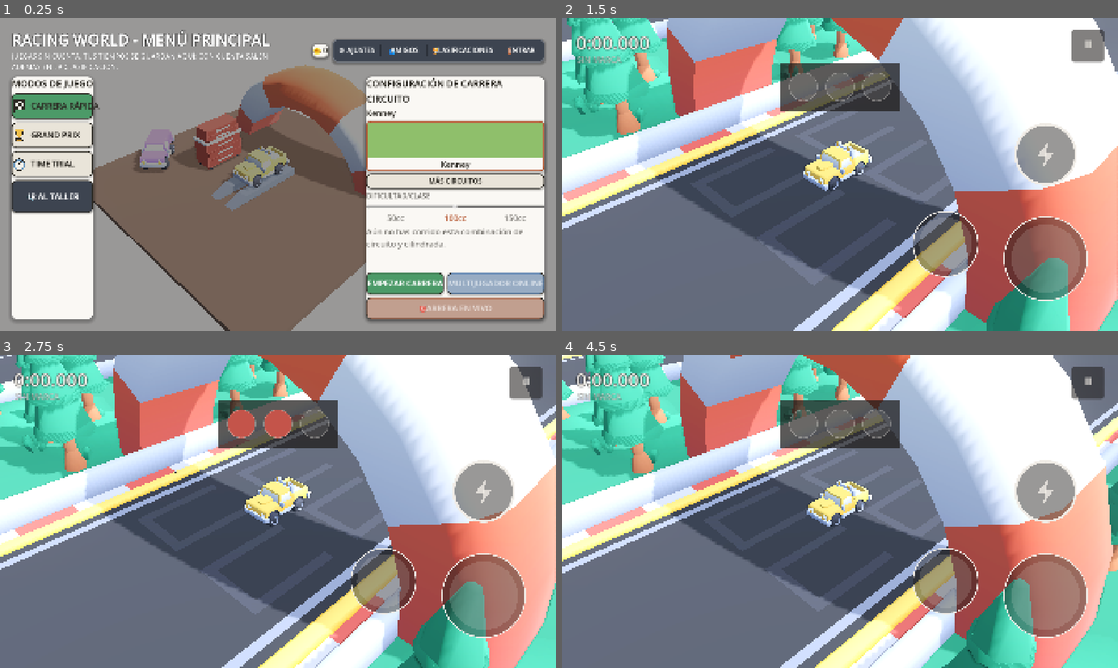
Above: before the commit, frames 1-4 (two rows, left to right).
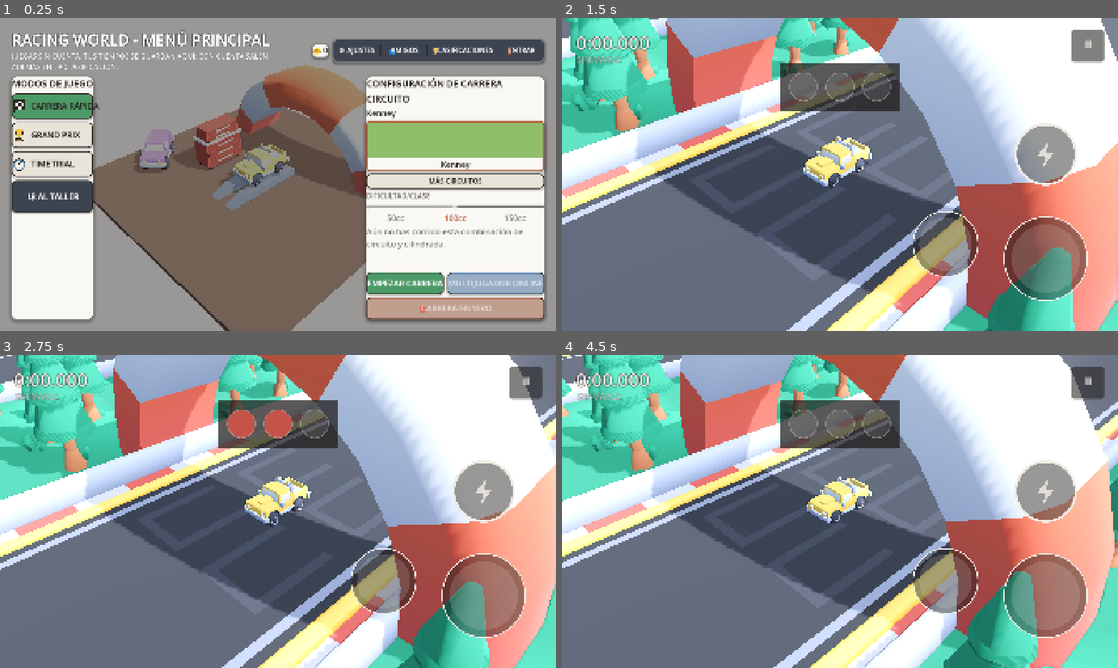
Above: after the commit, the same moments.

Repository: msalejandrojose/core
Game: Godot game, scene res://scenes/main.tscn
The game is run twice, just before and just after one commit, with the same random seed, the same clock (stepped at 60 frames per second) and the same inputs.
Inputs (mouse positions are in pixels of both pictures, inside the frame that each line leads up to):
- Up to frame 1 (0.25 s): no input
- Up to frame 2 (1.5 s): click "EMPEZAR CARRERA" at 0.5 s; tap Enter at 1.25 s; move the mouse to (962, 158) at 1.27 s; hold D (right) from 1.28 s (still down); tap R at 1.35 s; click (962, 158) at 1.42 s
- Up to frame 3 (2.75 s): release D (right) at 2 s; drag from (166, 527) to (250, 574) at 2.02 s
- Up to frame 4 (4.5 s): move the mouse to (895, 442) at 2.77 s; hold D (right) 2.78-3.5 s; hold Shift 2.78-3.5 s; tap R at 3.05, 4.35 s; drag from (812, 574) to (673, 464) at 3.52 s; move the mouse to (1006, 558) at 4.27 s; hold A (left) from 4.28 s (still down)

The runs differ from the first frame. In frame 1, 0.4% of the frame differs, in the area x 41-53%, y 40-55%; in frame 2, 12%; in frame 3, less than 0.1%; in frame 4, 12%, in the area x 0-100%, y 0-100%.

Commit message:
fix(racing): reinicio atómico del coche (posición y orientación fiables)
Al pulsar "Reiniciar" o al terminar una vuelta, el coche podía quedar mal
orientado o desplazado respecto a la línea de meta. Dos causas concurrentes:

- El `RaceDirector.restart()` movía primero el nodo `Vehicle` a
  `start_position` y luego llamaba a `reset_to_start()`, que dentro
  reposicionaba la esfera con su posición LOCAL inicial (`sphere.position`,
  no `global_position`) mientras la física seguía integrándola. El motor no
  siempre aplicaba el cambio antes del siguiente frame, y el modelo se
  recalculaba en un sitio que no era `start_position`.
- `reset_to_start(yaw)` recibía un delta que aplicaba con
  `vehicle_model.rotate_y(yaw)` sobre `_start_model_transform`. Al ser
  aditivo, tras varios reinicios (o cambios de sentido normal→inverso→
  normal) la orientación acumulaba error.

Fix:
- Nueva firma `reset_to_start(yaw_absolute, spawn_world_position)`. El yaw
  reemplaza (no suma) la rotación del modelo, y la posición de spawn se
  aplica con `sphere.freeze = true` + `global_position` + `freeze = false`
  para que la reposición sea atómica frente a la simulación de física.
- `restart()` deja de mover `vehicle.position` (que confundía la referencia
  local/global) y delega la posición absoluta y el yaw absoluto en
  `reset_to_start`.
- `_start_sphere_position` pasa a capturarse en global (era local; con el
  fallback sin argumentos ahora es coherente aunque el Vehicle padre no esté
  en el origen del mundo).

Tests actualizados:
- `race_flow_test`: verifica la posición GLOBAL contra `builder.start_position`
  en vez de asumir `(0, 0.5, 0)` local — antes coincidía por accidente porque
  el kenney-01 tiene meta en el origen.
- `online_lobby_screen_test`: `disconnect_socket()` antes de emitir el fallo
  simulado — el intento de WebSocket real que arranca "Buscar partida" podía
  fallar en background y colar su propio mensaje por encima del test.

Suite completa: 598 checks (solo persiste el fallo preexistente de
`settings_test`, no relacionado).

Co-Authored-By: Claude Opus 4.7 <noreply@anthropic.com>

Diff:
--- a/apps/game/scripts/race/race_director.gd
+++ b/apps/game/scripts/race/race_director.gd
@@ -460,8 +460,12 @@
 	# La salida es la línea de meta. En sentido inverso, mirando al otro lado:
 	# el circuito es el mismo, se recorre al revés.
 	var reversed := _effective_reverse()
-	vehicle.position = track_builder.start_position
-	vehicle.reset_to_start(track_builder.start_yaw + (PI if reversed else 0.0))
+	var spawn_yaw: float = track_builder.start_yaw + (PI if reversed else 0.0)
+	# `reset_to_start` reposiciona la esfera atómicamente (freeze + global +
+	# unfreeze) y setea la rotación ABSOLUTA — antes se movía primero el
+	# padre Vehicle y luego se rotaba con `rotate_y()`, que acumulaba yaw y
+	# dejaba el coche mal orientado tras un reinicio o un cambio de sentido.
+	vehicle.reset_to_start(spawn_yaw, track_builder.start_position)
 	lap_timer.set_reversed(reversed)
 	view.snap()
 	VehicleInput.release()
--- a/apps/game/scripts/vehicle.gd
+++ b/apps/game/scripts/vehicle.gd
@@ -38,7 +38,7 @@
 # Posición de salida, capturada antes del primer frame. Se usa @onready y no
 # _ready porque la moto sobreescribe _ready sin llamar a super().
 
-@onready var _start_sphere_position: Vector3 = sphere.position
+@onready var _start_sphere_position: Vector3 = sphere.global_position
 @onready var _start_model_transform: Transform3D = vehicle_model.transform
 
 var input: Vector3
@@ -203,16 +203,42 @@
 ## velocidad de la esfera y el estado derivado: si solo se recoloca, el coche
 ## reaparece con la inercia del intento anterior y el crono nuevo empieza con
 ## el coche ya lanzado.
-
-func reset_to_start(yaw: float = 0.0) -> void:
-
-	sphere.position = _start_sphere_position
+##
+## `spawn_world_position` es la posición GLOBAL de la línea de meta del
+## circuito actual (`track_builder.start_position`). `yaw_absolute` es el
+## rumbo final que debe tener el coche en el mundo — NO se suma a nada,
+## reemplaza. Antes se pasaba como delta y con `rotate_y()` se acumulaba
+## sobre la transform base, lo que dejaba el coche mal orientado tras varios
+## reinicios y en cambios de sentido.
+##
+## La esfera es un `RigidBody3D` con física propia; asignar `.position` a
+## secas mientras el motor la está integrando puede llegar "tarde" al mundo
+## y dejar el coche desalineado con `spawn_world_position` durante el
+## primer frame. Con `freeze` + `global_position` + descongelar de golpe, la
+## reposición es atómica.
+
+func reset_to_start(yaw_absolute: float = 0.0, spawn_world_position: Vector3 = Vector3.INF) -> void:
+
+	# Compat: si el llamador antiguo no pasa posición, usa la global capturada
+	# al arrancar la escena (`@onready`).
+	var use_spawn: Vector3 = (
+		_start_sphere_position if spawn_world_position == Vector3.INF
+		else spawn_world_position + Vector3(0, 0.5, 0)
+	)
+
+	sphere.freeze = true
+	sphere.global_position = use_spawn
 	sphere.linear_velocity = Vector3.ZERO
 	sphere.angular_velocity = Vector3.ZERO
-
-	vehicle_model.transform = _start_model_transform
-	if yaw != 0.0:
-		vehicle_model.rotate_y(yaw)
+	sphere.freeze = false
+
+	# Reposicionar el modelo YA (no esperar al próximo `_physics_process`) para
+	# que la cámara y cualquier snapshot que vaya justo después vean el coche
+	# en su sitio, no en el del intento anterior. Se usa `global_*` explícito
+	# porque el padre `Vehicle` puede estar donde sea — antes se le movía a
+	# `start_position`, ahora no, pero mejor no depender de esa invariante.
+	vehicle_model.global_position = use_spawn - Vector3(0, 0.65, 0)
+	vehicle_model.global_rotation = Vector3(0, yaw_absolute, 0)
 
 	input = Vector3.ZERO
 	nitro_charge = 1.0
--- a/apps/game/tests/online_lobby_screen_test.gd
+++ b/apps/game/tests/online_lobby_screen_test.gd
@@ -123,6 +123,11 @@
 	var screen := await _open_screen()
 
 	_find_button(screen, "BUSCAR PARTIDA").pressed.emit()
+	# `BUSCAR PARTIDA` arranca un intento real de WebSocket que puede fallar
+	# en background y colar su propio `connection_failed` (con texto "No se
+	# pudo abrir la conexión.") por encima del que emite este test — hacer
+	# el corte a mano ANTES del emit deja el estado determinista.
+	LiveRaceSocket.disconnect_socket()
 	LiveRaceSocket.connection_failed.emit("sin red")
 	await get_tree().process_frame
 
--- a/apps/game/tests/race_flow_test.gd
+++ b/apps/game/tests/race_flow_test.gd
@@ -86,7 +86,14 @@
 	var restart_ms := Time.get_ticks_msec() - before
 
 	_check(restart_ms < 1000, true, "el reinicio tarda menos de 1 s (%d ms)" % restart_ms)
-	_check(sphere.position.distance_to(Vector3(0, 0.5, 0)) < 0.001, true, "el coche vuelve a la salida")
+	# El reinicio recoloca la esfera en la línea de meta REAL del circuito
+	# (`builder.start_position`), no en el origen del mundo — antes salía casi
+	# por casualidad porque el kenney-01 tiene meta en (0,0,0) y el fallback
+	# a la posición local de la escena coincidía; con la nueva firma explícita
+	# de `reset_to_start(yaw, spawn)` esto queda cerrado por contrato.
+	var builder: TrackBuilder = main.get_node("TrackBuilder")
+	var expected_spawn := builder.start_position + Vector3(0, 0.5, 0)
+	_check(sphere.global_position.distance_to(expected_spawn) < 0.001, true, "el coche vuelve a la salida")
 	_check(sphere.linear_velocity.length() < 0.001, true, "el reinicio quita la inercia")
 	_check_eq(vehicle.linear_speed, 0.0, "el reinicio limpia la velocidad interna")
 	_check(timer.running, false, "el reinicio para el crono")
